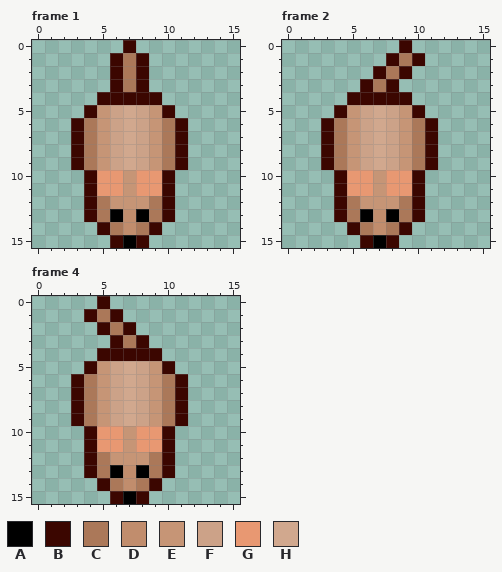
A pixel-art file gets an edit: Assets/Resources/Sprites/Zihan/toymouse_down.aseprite. The picture above is the old version.
16x16 pixels, 4 frames. Colours within 5 levels of each other are drawn and written as one. Shown: frame 1, frame 2, frame 4. The commit also changed other frames, which this record leaves out.
Palette (. is transparent): A #000000  B #3b0600  C #ab7859  D #c18d6d  E #c69576  F #cca288  G #e89872  H #d1a88e
New version:
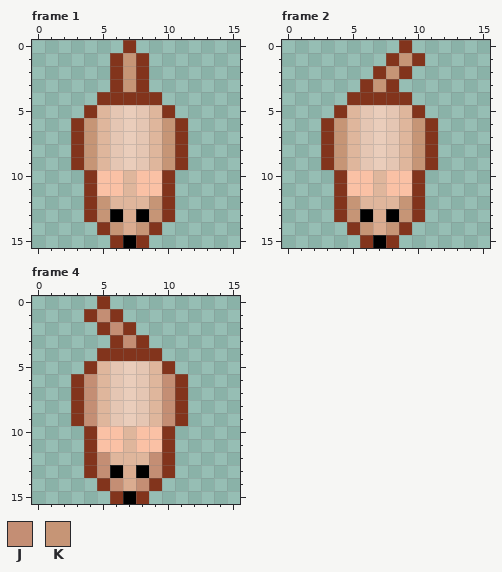
Colours new in this view: J #c48e74  K #c69576
The exact change:
colour B: #3b0600 -> #82341c
colour D: #c18d6d -> #daac90
colour E: #c69576 -> #dfb69c
colour F: #cca288 -> #e5c6b3
colour G: #e89872 -> #fac1a5
colour H: #d1a88e -> #eacdbb
Changed rows in their new state; - is a pixel that keeps its letter.
Frame 1:
first column x 4:
 1 ---K---
 2 ---K---
 3 ---K---
 6 K-----K
 7 K-----K
 8 K-----K
 9 K-----K
12 -K---K-
13 -K---K-
14 --K-K--
Frame 2:
first column x 4:
 1 -----K-
 2 ----K--
 3 ---K---
 6 K-----K
 7 K-----K
 8 K-----K
 9 K-----K
12 -K---K-
13 -K---K-
14 --K-K--
Frame 4:
first column x 4:
 1 -J-----
 2 --J----
 3 ---J---
 6 J-----J
 7 J-----J
 8 J-----J
 9 J-----J
12 -J---J-
13 -J---J-
14 --J-J--
